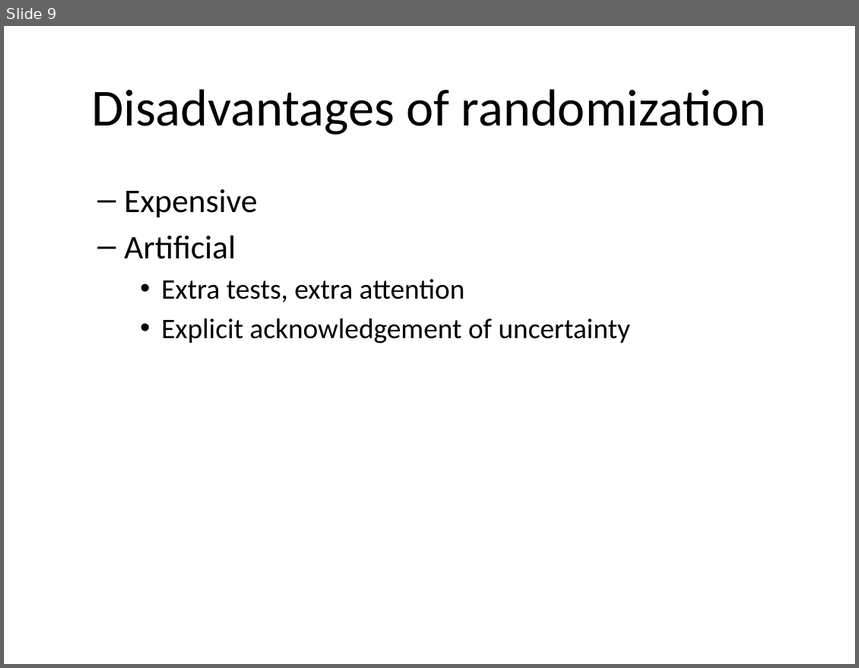
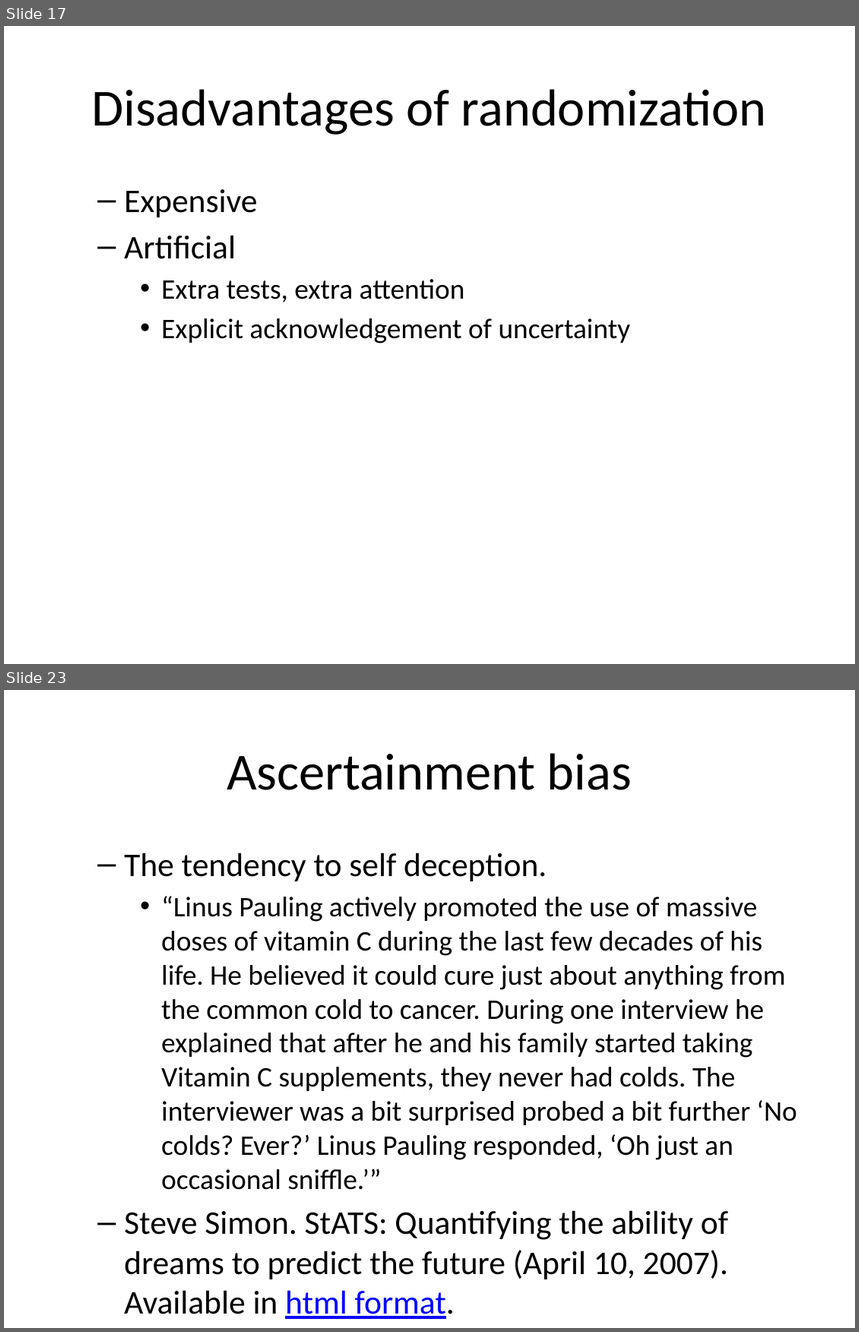
Before and after one commit to classes-medb/5510, a slide deck: doc/video-04-randomized-trials.pptx. Shown one above the other, each under a label of ours: slide 9 before the commit, slides 17 and 23 after it; the slides between them are not shown. The pictures are 859x668 and 859x1332 pixels, drawn with LibreOffice and Linux fonts; fonts in the diff are those of the drawing. Boxes give left, top, right and bottom in pixels: in the first picture for what was removed or moved away, otherwise in the second. Text is boxed around its words. In the diff, an @@ line names an element or a change of style, - is before the commit and + after.

Commit message:
Started work on video 6

```diff
--- a/doc/video-04-randomized-trials.pptx
+++ b/doc/video-04-randomized-trials.pptx
@@ slide 23 added at [4,690,855,1328], background #FFFFFF @@
@@ title added at [227,753,632,790], 44 pt, text #000000 @@
+Ascertainment bias
@@ text added at [124,853,797,1279], 24 pt, text #000000 @@
+  – The tendency to self deception.
+    • “Linus Pauling actively promoted the use of massive doses of vitamin C during the last few decades of his life. He believed it could cure just about anything from the common cold to cancer. During one interview he explained that after he and his family started taking Vitamin C supplements, they never had colds. The interviewer was a bit surprised probed a bit further ‘No colds? Ever?’ Linus Pauling responded, ‘Oh just an occasional sniffle.’”
+  – Steve Simon. StATS: Quantifying the ability of dreams to predict the future (April 10, 2007). Available in html format.
@@ what was slide 9 is now slide 17 @@
```
Also in this commit, not shown: 4 slides changed, 23 other slides added, 18 slides removed, 14 other files.
